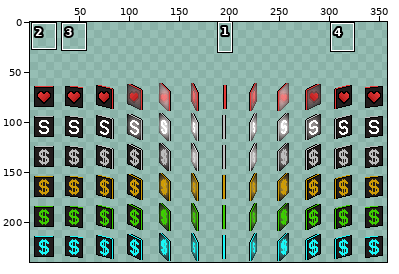
File history of a sprite sheet, res/tex/pickups.png. The picture above shows the old version from afar; the outline marks the close-up.
Close-up. Before:
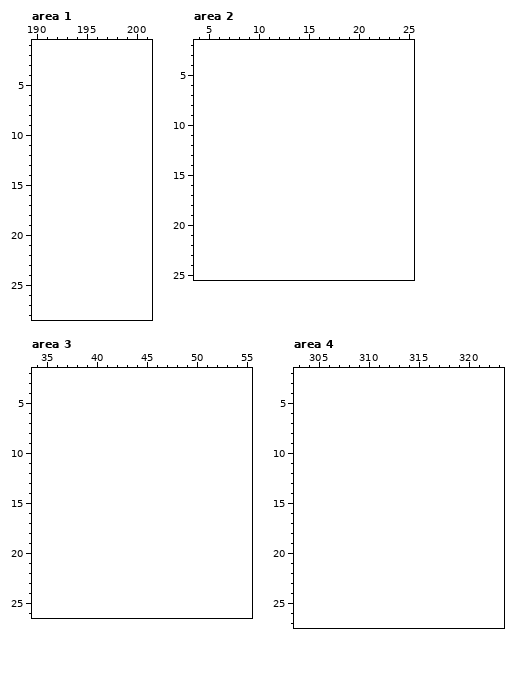
The file is 360x180 pixels. Colours within 5 levels of each other are drawn and written as one. Shown: area 1: x 190..201, y 1..28; area 2: x 4..25, y 2..25; area 3: x 34..55, y 2..26; area 4: x 303..323, y 2..27. The old version is drawn lined up with the new one, on the new canvas. The wide view leaves out empty margins. The commit also changed other parts of the picture, which this record leaves out.
After:
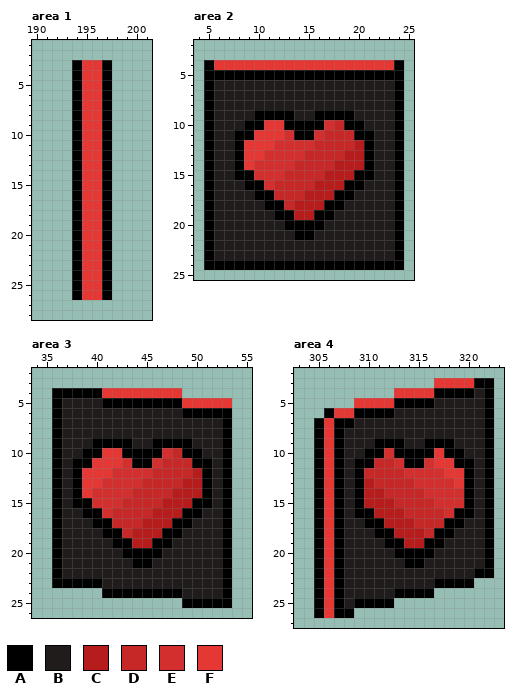
Palette (. is transparent): A #000000  B #211c1c  C #b71c1c  D #c62828  E #d32f2f  F #e53835
The edit:
canvas 360x180 -> 360x240, the old top-left corner now at 0,60
Changed rows in their new state; - is an unchanged pixel.
Area 1:
first column x 194:
 3 AFFA
 4 AFFA
 5 AFFA
 6 AFFA
 7 AFFA
 8 AFFA
 9 AFFA
10 AFFA
11 AFFA
12 AFFA
13 AFFA
14 AFFA
15 AFFA
16 AFFA
17 AFFA
18 AFFA
19 AFFA
20 AFFA
21 AFFA
22 AFFA
23 AFFA
24 AFFA
25 AFFA
26 AFFA
Area 2:
first column x 5:
 4 AFFFFFFFFFFFFFFFFFFA
 5 AAAAAAAAAAAAAAAAAAAA
 6 ABBBBBBBBBBBBBBBBBBA
 7 ABBBBBBBBBBBBBBBBBBA
 8 ABBBBBBBBBBBBBBBBBBA
 9 ABBBBAAAABBAAAABBBBA
10 ABBBAAFFAAAAEDAABBBA
11 ABBAAFFFEAAEDDDAABBA
12 ABBAFFFEEEEDDDDCABBA
13 ABBAFFEEEEDDDDCCABBA
14 ABBAFEEEEDDDDCCCABBA
15 ABBAAEEEDDDDCCCAABBA
16 ABBBAAEDDDDCCCAABBBA
17 ABBBBAADDDCCCAABBBBA
18 ABBBBBAADCCCAABBBBBA
19 ABBBBBBAACCAABBBBBBA
20 ABBBBBBBAAAABBBBBBBA
21 ABBBBBBBBAABBBBBBBBA
22 ABBBBBBBBBBBBBBBBBBA
23 ABBBBBBBBBBBBBBBBBBA
24 AAAAAAAAAAAAAAAAAAAA
Area 3:
first column x 36:
 4 AAAAAFFFFFFFF-----
 5 ABBBBAAAAAAAAFFFFF
 6 ABBBBBBBBBBBBAAAAA
 7 ABBBBBBBBBBBBBBBBA
 8 ABBBBBBBBBBBBBBBBA
 9 ABBBAAAABBAAAABBBA
10 ABBAAFFAAAAEDAABBA
11 ABAAFFFEAAEDDDAABA
12 ABAFFFEEEEDDDDCABA
13 ABAFFEEEEDDDDCCABA
14 ABAFEEEEDDDDCCCABA
15 ABAAEEEDDDDCCCAABA
16 ABBAAEDDDDCCCAABBA
17 ABBBAADDDCCCAABBBA
18 ABBBBAADCCCAABBBBA
19 ABBBBBAACCAABBBBBA
20 ABBBBBBAAAABBBBBBA
21 ABBBBBBBAABBBBBBBA
22 ABBBBBBBBBBBBBBBBA
23 AAAAABBBBBBBBBBBBA
24 -----AAAAAAAABBBBA
25 -------------AAAAA
Area 4:
first column x 305:
 3 ------------FFFFAA
 4 --------FFFFAAAABA
 5 ----FFFFAAAABBBBBA
 6 -AFFAAAABBBBBBBBBA
 7 AFAABBBBBBBBBBBBBA
 8 AFABBBBBBBBBBBBBBA
 9 AFABBBAAABBAAABBBA
10 AFABBAAEAAAAFAABBA
11 AFABAADDEAAEFFAABA
12 AFABADDDDEEEEFFABA
13 AFABACDDDDEEEEFABA
14 AFABACCDDDDEEEEABA
15 AFABACCCDDDDEEEABA
16 AFABAACCCDDDDEAABA
17 AFABBAACCCDDDAABBA
18 AFABBBAACCCDAABBBA
19 AFABBBBAACCAABBBBA
20 AFABBBBBAAAABBBBBA
21 AFABBBBBBAABBBBBBA
22 AFABBBBBBBBBBBBBAA
23 AFABBBBBBBBBAAAA--
24 AFABBBBBAAAA------
25 AFABAAAA----------
26 AFAA--------------
Where, in picture pixels (left, top, right, bottom), the same in both close-ups:
added: (72, 60, 112, 300)
added: (204, 60, 404, 270)
added: (52, 388, 232, 608)
added: (314, 378, 494, 618)
